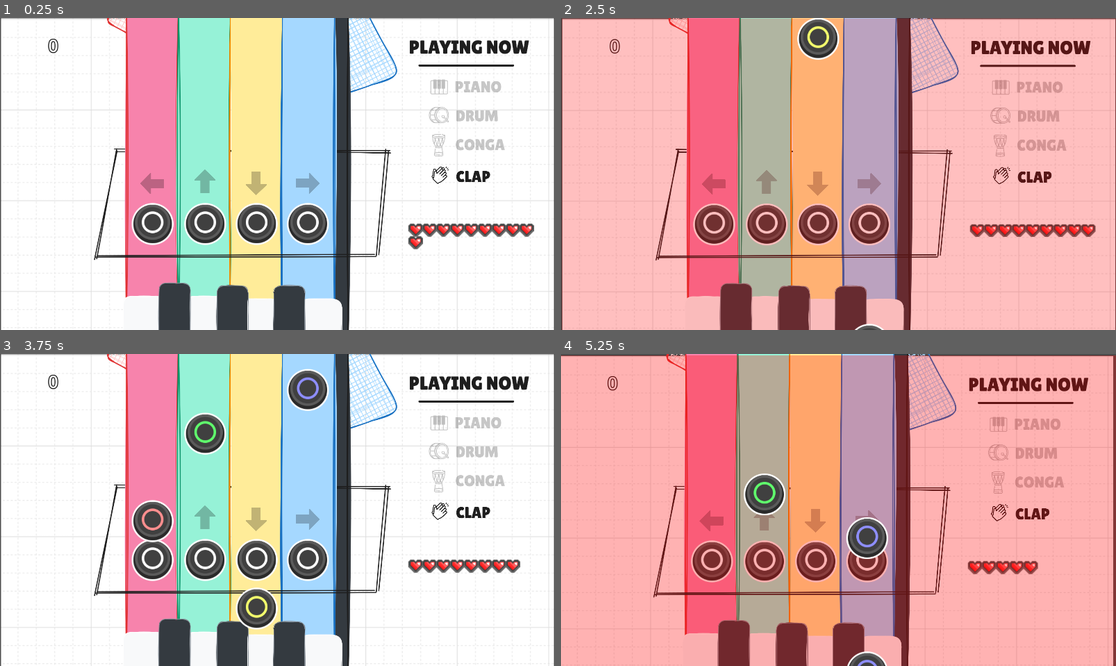
Above: before the commit, frames 1-4 (two rows, left to right).
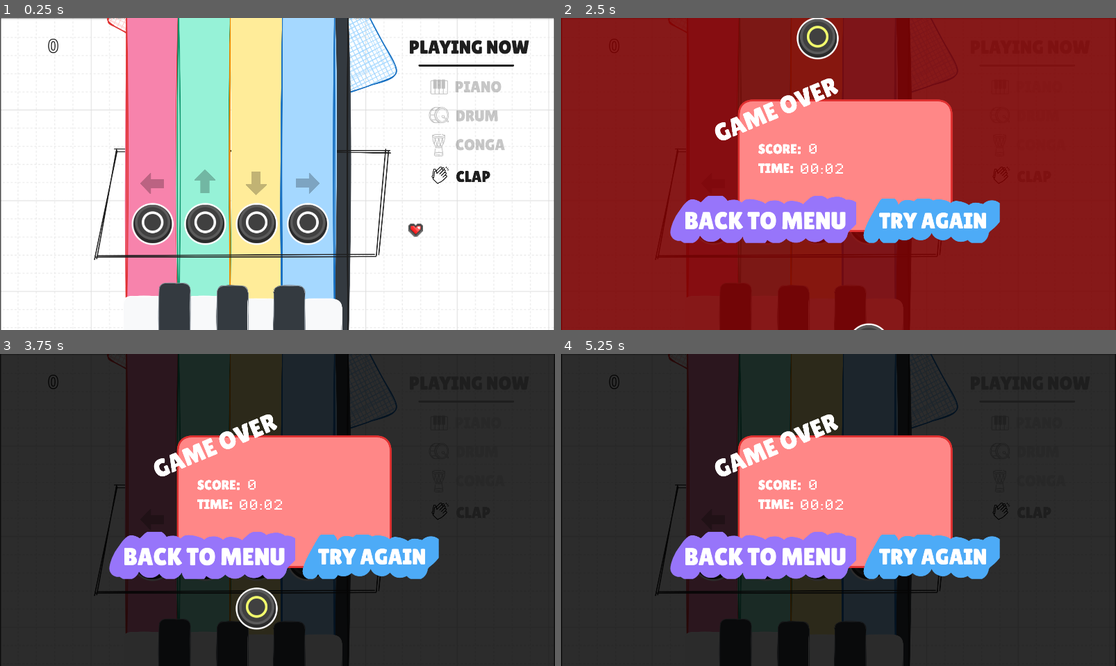
Above: after the commit, the same moments.

Repository: luiz-couto/encore
Game: Godot game, scene res://scenes/game.tscn
Two runs of this game, one before a commit and one after it. Both use one fixed random seed, a clock stepped at 60 frames per second and the inputs below.
Inputs (mouse positions are in pixels of both pictures, inside the frame that each line leads up to):
- Up to frame 1 (0.25 s): no input
- Up to frame 2 (2.5 s): move the mouse to (960, 158) at 0.52 s; click (960, 158) at 0.67 s; move the mouse to (727, 189) at 1.27 s; click (727, 189) at 1.42 s; move the mouse to (894, 105) at 2.02 s; click (894, 105) at 2.17 s
- Up to frame 3 (3.75 s): move the mouse to (249, 572) at 2.77 s; click (249, 572) at 2.92 s; move the mouse to (444, 556) at 3.52 s; click (444, 556) at 3.67 s
- Up to frame 4 (5.25 s): move the mouse to (672, 463) at 4.27 s; click (672, 463) at 4.42 s; move the mouse to (866, 510) at 5.02 s; click (866, 510) at 5.17 s

The runs differ from the first frame. In frame 1, 0.8% of the frame differs, in the area x 73-97%, y 65-75%; in frame 2, 99%; in frame 3, 98%; in frame 4, 100%, in the area x 0-100%, y 0-100%.

Commit message:
game over

Diff:
--- a/encore/scenes/game.tscn
+++ b/encore/scenes/game.tscn
@@ -29,6 +29,7 @@
 [ext_resource type="Texture2D" uid="uid://dgp133xtcrssb" path="res://assets/icons/drum-icon.png" id="26_suyxu"]
 [ext_resource type="Texture2D" uid="uid://b7jni3tj2p2ov" path="res://assets/icons/conga-icon.png" id="27_sgl2t"]
 [ext_resource type="Texture2D" uid="uid://dj85c1lfox5gx" path="res://assets/icons/playing-now.png" id="29_suyxu"]
+[ext_resource type="PackedScene" uid="uid://bt5ngm6vw1rol" path="res://scenes/game_over.tscn" id="30_sgl2t"]
 
 [sub_resource type="AudioStreamWAV" id="AudioStreamWAV_ssvqc"]
 data = PackedByteArray("cW9hZgAACFwBAKxECFwDcAAAAAAAAAAAAAAAAOAAQADymAwE0aDE5/Grz/2LD/zF/bh+54tWG7jwZYTqD/Edp/4kvoU1rZQ …(1091 unchanged characters)…
@@ -306,6 +307,10 @@
 offset_bottom = 1282.0
 mouse_filter = 2
 color = Color(1, 0, 0, 0)
+
+[node name="GameOver" parent="." unique_id=589838554 instance=ExtResource("30_sgl2t")]
+visible = false
+position = Vector2(54, -14)
 
 [connection signal="ready" from="." to="." method="_on_ready"]
 [connection signal="timeout" from="Timer" to="." method="_on_timer_timeout"]
--- /dev/null
+++ b/encore/scenes/game_over.tscn
@@ -0,0 +1,50 @@
+[gd_scene format=3 uid="uid://bt5ngm6vw1rol"]
+
+[ext_resource type="Script" uid="uid://dmkm7pktttkh6" path="res://scripts/game_over.gd" id="1_wqhvx"]
+[ext_resource type="Texture2D" uid="uid://cu3f2qawmpt0v" path="res://assets/board/game-over-menu.png" id="1_xeevv"]
+[ext_resource type="FontFile" uid="uid://o7n5xnnd4w71" path="res://assets/fonts/HeartbitXX2Px.ttf" id="3_tbwuq"]
+[ext_resource type="Texture2D" uid="uid://cwgxhxp8ci355" path="res://assets/board/try-again-button.png" id="4_7m3ot"]
+[ext_resource type="Texture2D" uid="uid://huwfn57l3cjk" path="res://assets/board/back-to-menu-button.png" id="5_v3hpu"]
+
+[sub_resource type="LabelSettings" id="LabelSettings_racf3"]
+font = ExtResource("3_tbwuq")
+font_size = 80
+outline_color = Color(0, 0, 0, 1)
+
+[node name="GameOver" type="Node2D" unique_id=589838554]
+script = ExtResource("1_wqhvx")
+
+[node name="GameOverMenu" type="Sprite2D" parent="." unique_id=1117942438]
+position = Vector2(879, 475)
+scale = Vector2(0.5579848, 0.55798477)
+texture = ExtResource("1_xeevv")
+
+[node name="Timer" type="Timer" parent="." unique_id=1263759674]
+one_shot = true
+
+[node name="FinalScoreLabel" type="Label" parent="." unique_id=1372546719]
+offset_left = 805.0
+offset_top = 429.0
+offset_right = 1160.0
+offset_bottom = 494.0
+text = "FINAL SCORE"
+label_settings = SubResource("LabelSettings_racf3")
+vertical_alignment = 1
+
+[node name="FinalTimeLabel" type="Label" parent="." unique_id=1258722213]
+offset_left = 776.0
+offset_top = 498.0
+offset_right = 1131.0
+offset_bottom = 563.0
+text = "FINAL TIME"
+label_settings = SubResource("LabelSettings_racf3")
+vertical_alignment = 1
+
+[node name="TryAgainButton" type="Sprite2D" parent="." unique_id=1526204075]
+position = Vector2(1228.0001, 716)
+scale = Vector2(0.90588236, 0.90588236)
+texture = ExtResource("4_7m3ot")
+
+[node name="BackToMenuButton" type="Sprite2D" parent="." unique_id=744222376]
+position = Vector2(646, 711)
+texture = ExtResource("5_v3hpu")
--- a/encore/scripts/game.gd
+++ b/encore/scripts/game.gd
@@ -12,6 +12,28 @@
 var paused: bool = false
 var options: Array = []
 var hitStreak: int = 0
+var timeElapsed: float = 0.0
+
+var _lowPassFilter: AudioEffectLowPassFilter = null
+var _lowPassTween: Tween = null
+
+const LOWPASS_CUTOFF_NORMAL: float = 20000.0
+const LOWPASS_CUTOFF_PAUSED: float = 400.0
+const LOWPASS_PAUSE_DURATION: float = 0.4
+const LOWPASS_UNPAUSE_DURATION: float = 0.2
+
+func _set_paused(value: bool) -> void:
+	paused = value
+	if _lowPassTween:
+		_lowPassTween.kill()
+	_lowPassTween = create_tween()
+	var target_cutoff = LOWPASS_CUTOFF_PAUSED if value else LOWPASS_CUTOFF_NORMAL
+	var duration = LOWPASS_PAUSE_DURATION if value else LOWPASS_UNPAUSE_DURATION
+	_lowPassTween.tween_property(_lowPassFilter, "cutoff_hz", target_cutoff, duration)
+
+func _process(delta: float) -> void:
+	if not paused:
+		timeElapsed += delta
 
 func _on_conductor_measure(measurePosition: int) -> void:
 	if measurePosition == 1:
@@ -78,20 +100,34 @@
 const SHAKE_STEPS: int = 10
 const FLASH_DURATION: float = 0.35
 const FLASH_ALPHA: float = 0.35
+const GAME_OVER_FLASH_DURATION: float = 0.35
+const GAME_OVER_FLASH_ALPHA: float = 0.6
 
 func _on_note_missed() -> void:
 	hitStreak = 0
 	var gameplayHandler = $OptionMenuNode2D/GameplayHandler
 	gameplayHandler.numberOfLives = max(0, gameplayHandler.numberOfLives - 1)
 	_rebuild_hearts()
+	if gameplayHandler.numberOfLives == 0:
+		_show_game_over()
+		return
 	_play_damage_feedback()
 
+func _show_game_over() -> void:
+	_set_paused(true)
+	_play_flash(GAME_OVER_FLASH_ALPHA, GAME_OVER_FLASH_DURATION)
+	$GameOver.show_results($ScoreNode2D.score, timeElapsed)
+	$GameOver.visible = true
+	$DimOverlay.visible = true
+
+func _play_flash(alpha: float, duration: float) -> void:
+	var flash = $DamageFlash
+	flash.color.a = alpha
+	var flash_tween = create_tween()
+	flash_tween.tween_property(flash, "color:a", 0.0, duration)
+
 func _play_damage_feedback() -> void:
-	var flash = $DamageFlash
-	flash.color.a = FLASH_ALPHA
-	var flash_tween = create_tween()
-	flash_tween.tween_property(flash, "color:a", 0.0, FLASH_DURATION)
-
+	_play_flash(FLASH_ALPHA, FLASH_DURATION)
 	var camera = $Camera2D
 	var shake_tween = create_tween()
 	shake_tween.set_process_mode(Tween.TWEEN_PROCESS_PHYSICS)
@@ -113,6 +149,7 @@
 	$OptionMenuNode2D.set_option_3_label(options[2].label)
 	$DimOverlay.visible = true
 	$OptionMenuNode2D.visible = true
+	_set_paused(true)
 
 func _hide_options_menu():
 	$DimOverlay.visible = false
@@ -185,7 +222,7 @@
 	_apply_lanes_keys()
 	_sync_player_controlled_instruments()
 	_hide_options_menu()
-	paused = false
+	_set_paused(false)
 
 func _on_option_1_input_event(_viewport: Node, event: InputEvent, _shape_idx: int) -> void:
 	if event is InputEventMouseButton && event.pressed:
@@ -216,5 +253,9 @@
 
 func _on_ready() -> void:
 	$Conductor.bpm = $OptionMenuNode2D/GameplayHandler.bpm
+	$GameOver.visible = false
+	_lowPassFilter = AudioEffectLowPassFilter.new()
+	_lowPassFilter.cutoff_hz = LOWPASS_CUTOFF_NORMAL
+	AudioServer.add_bus_effect(AudioServer.get_bus_index("Master"), _lowPassFilter)
 	_sync_player_controlled_instruments()
 	_rebuild_hearts.call_deferred()
--- /dev/null
+++ b/encore/scripts/game_over.gd
@@ -0,0 +1,11 @@
+extends Node2D
+
+func show_results(score: int, time_seconds: float) -> void:
+	$FinalScoreLabel.text = str(score)
+	var minutes = int(time_seconds / 60)
+	var seconds = int(time_seconds) % 60
+	$FinalTimeLabel.text = "%02d:%02d" % [minutes, seconds]
+	$Timer.start()
+
+func _process(_delta: float) -> void:
+	pass
--- a/encore/scripts/gameplay_handler.gd
+++ b/encore/scripts/gameplay_handler.gd
@@ -1,7 +1,7 @@
 extends Node
 
 var bpm: int = 135
-var numberOfLives: int = 10
+var numberOfLives: int = 1
 var comboMultiplier: int = 1
 var scoreMultiplier: float = 1.0
 var activeLanes: Array[bool] = [true, true, true, true]
Binary file added: encore/assets/board/back-to-menu-button.png
Not shown, added: encore/assets/board/back-to-menu-button.png.import
Binary file added: encore/assets/board/game-over-menu.png
Not shown, added: encore/assets/board/game-over-menu.png.import
Binary file added: encore/assets/board/try-again-button.png
Not shown, added: encore/assets/board/try-again-button.png.import
Not shown, added: encore/scripts/game_over.gd.uid
Not shown, added: drawings/playing-now-icon.excalidraw
